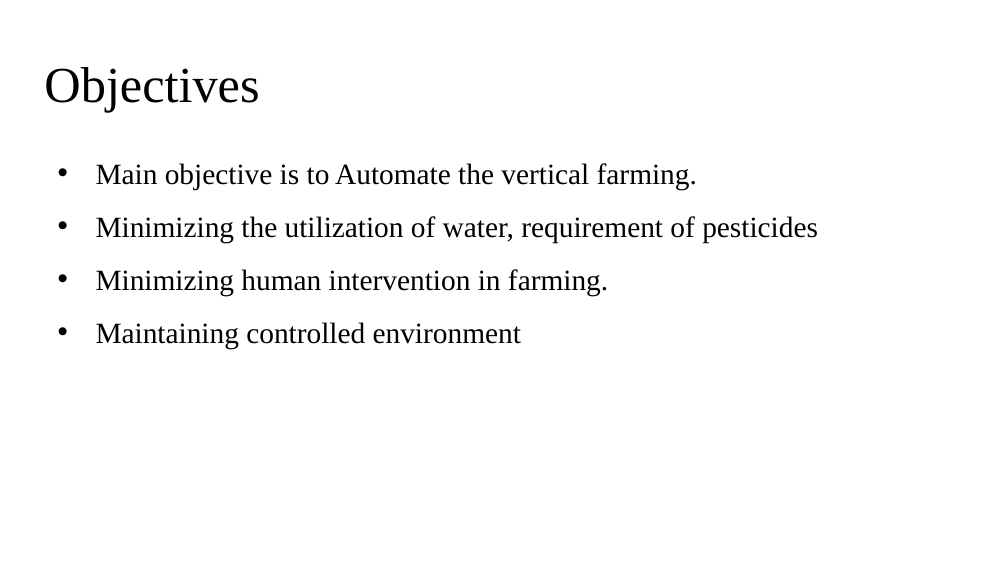
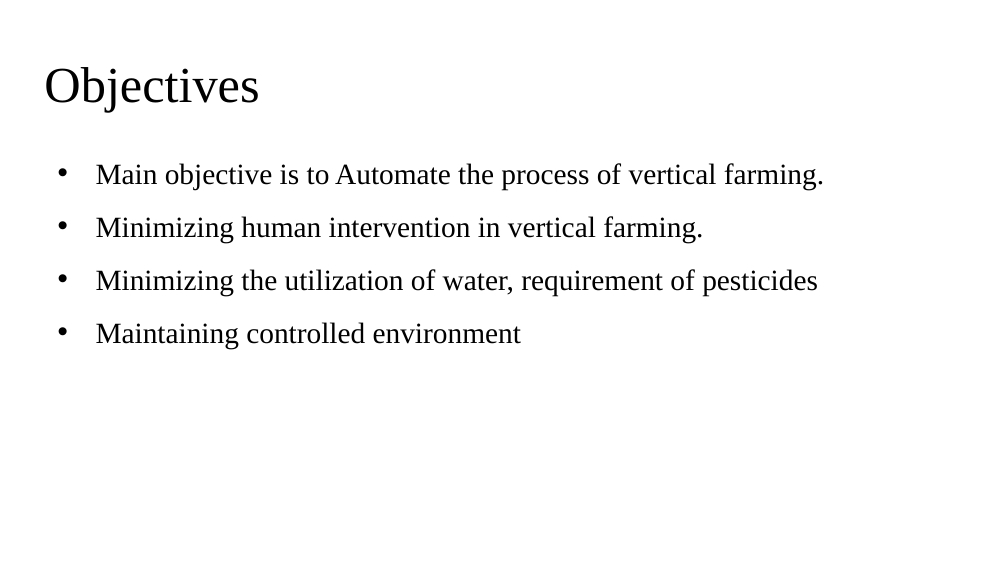
Before and after one commit to Rohith18p/Major-Project, a slide deck: slide 5 of AGNI Fellowship/IPTEF.pptx. Drawn at 1008x567 pixels with LibreOffice and Linux fonts; fonts in the diff are those of the drawing. Boxes give left, top, right and bottom in pixels: in the first picture for what was removed or moved away, otherwise in the second. Text is boxed around its words. In the diff, an @@ line names an element or a change of style, - is before the commit and + after.

```diff
--- a/AGNI Fellowship/IPTEF.pptx
+++ b/AGNI Fellowship/IPTEF.pptx
@@ text at [96, 163, 824, 243]: text changed @@
-• Main objective is to Automate the vertical farming.
+• Main objective is to Automate the process of vertical farming.
+• Minimizing human intervention in vertical farming.
@@ text at [96, 269, 608, 296]: paragraph removed @@
-• Minimizing human intervention in farming.
```
Also in this commit, not shown: 5 other slides changed, 14 slides added, 54 other files.
